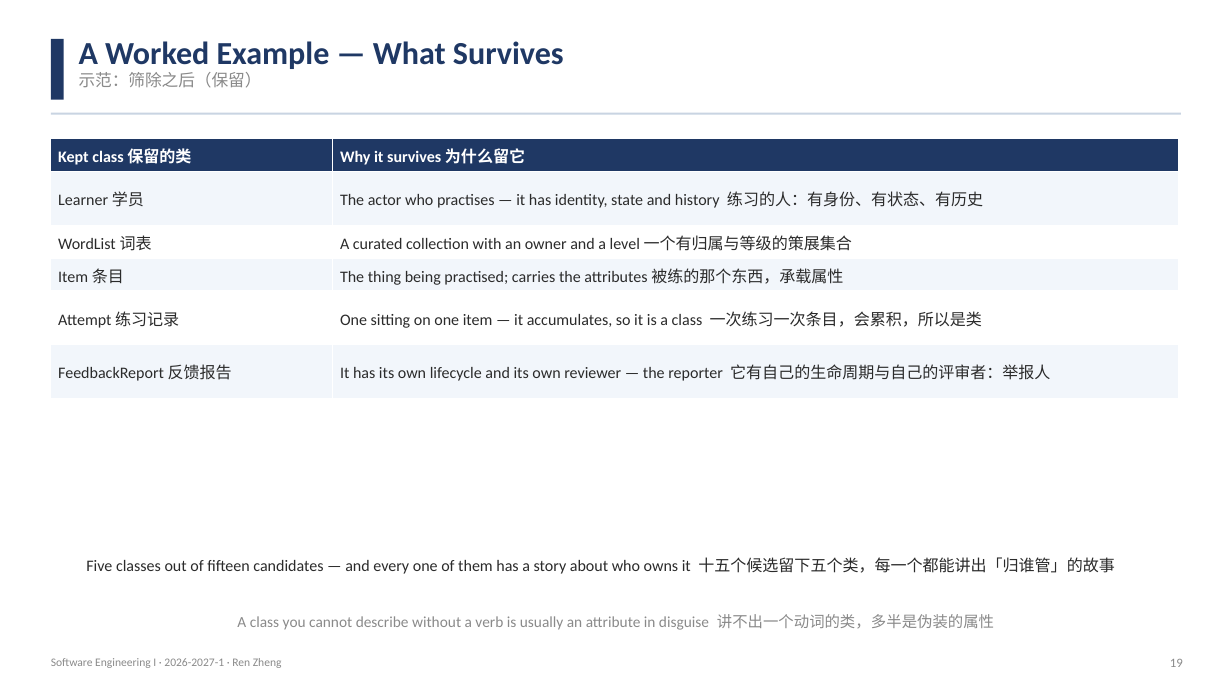
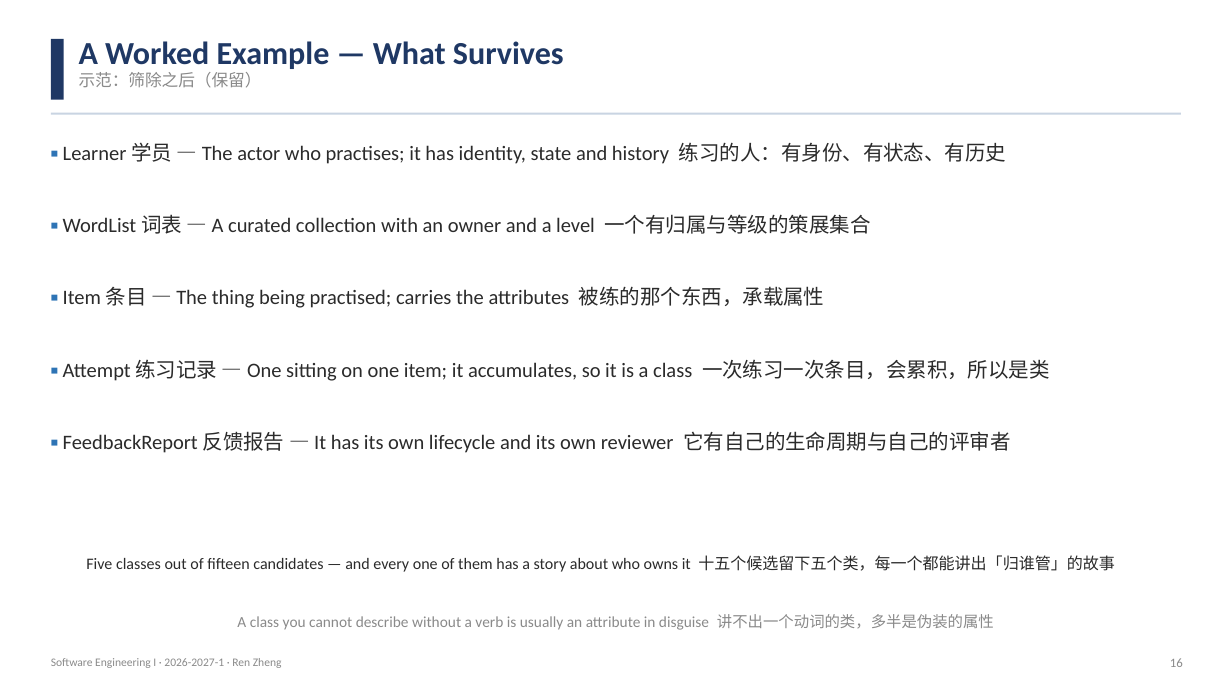
Before and after one commit to klausren/software-engineering-course, a slide deck: slide 16 of 01-slides/W09-Requirements-Modeling-Domain-Model.pptx (slide 19 before the commit). Drawn at 1232x693 pixels with LibreOffice and Linux fonts; fonts in the diff are those of the drawing. Boxes give left, top, right and bottom in pixels: in the first picture for what was removed or moved away, otherwise in the second. Text is boxed around its words. In the diff, an @@ line names an element or a change of style, - is before the commit and + after.

```diff
--- a/01-slides/W09-Requirements-Modeling-Domain-Model.pptx
+++ b/01-slides/W09-Requirements-Modeling-Domain-Model.pptx
@@ table removed at [51, 139, 1178, 398], 6 rows, 2 columns @@
-Kept class 保留的类 | Why it survives 为什么留它
-Learner 学员 | The actor who practises — it has identity, state and history 练习的人：有身份、有状态、有历史
-WordList 词表 | A curated collection with an owner and a level 一个有归属与等级的策展集合
-Item 条目 | The thing being practised; carries the attributes 被练的那个东西，承载属性
-Attempt 练习记录 | One sitting on one item — it accumulates, so it is a class 一次练习一次条目，会累积，所以是类
-FeedbackReport 反馈报告 | It has its own lifecycle and its own reviewer — the reporter 它有自己的生命周期与自己的评审者：举报人
@@ text added at [63, 142, 1050, 453], 16 pt, text #2B2B2B @@
+▪ Learner 学员 — The actor who practises; it has identity, state and history 练习的人：有身份、有状态、有历史
+▪ WordList 词表 — A curated collection with an owner and a level 一个有归属与等级的策展集合
+▪ Item 条目 — The thing being practised; carries the attributes 被练的那个东西，承载属性
+▪ Attempt 练习记录 — One sitting on one item; it accumulates, so it is a class 一次练习一次条目，会累积，所以是类
+▪ FeedbackReport 反馈报告 — It has its own lifecycle and its own reviewer 它有自己的生命周期与自己的评审者
@@ text "Five classes out of fifteen ..." at [86, 555, 1115, 572]: line spacing 1.15 to 1.06 @@
@@ text at [1170, 658, 1183, 667]: text changed @@
-19
+16
```
Also in this commit, not shown: 25 other slides changed, 6 slides added, 10 slides removed.
